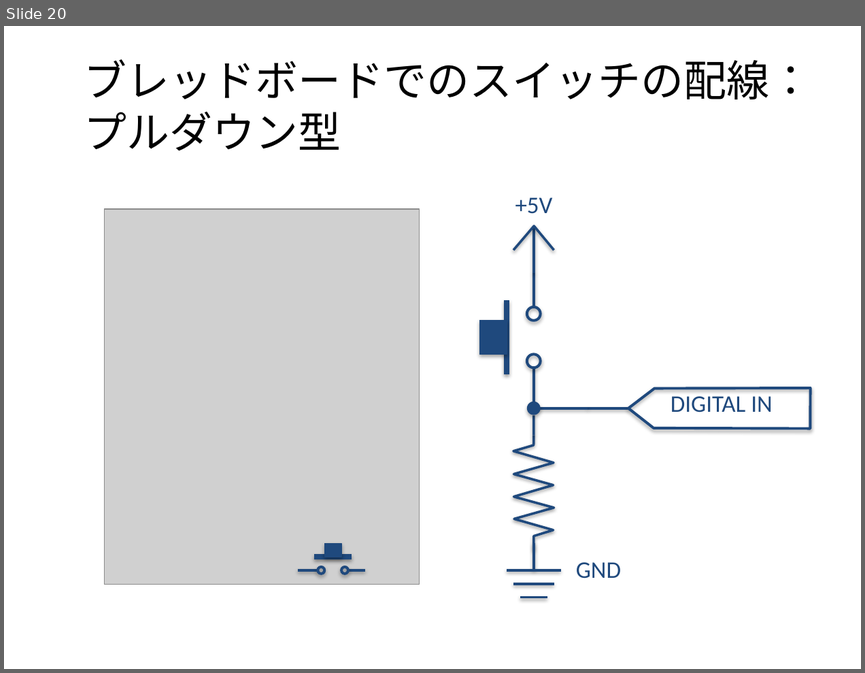
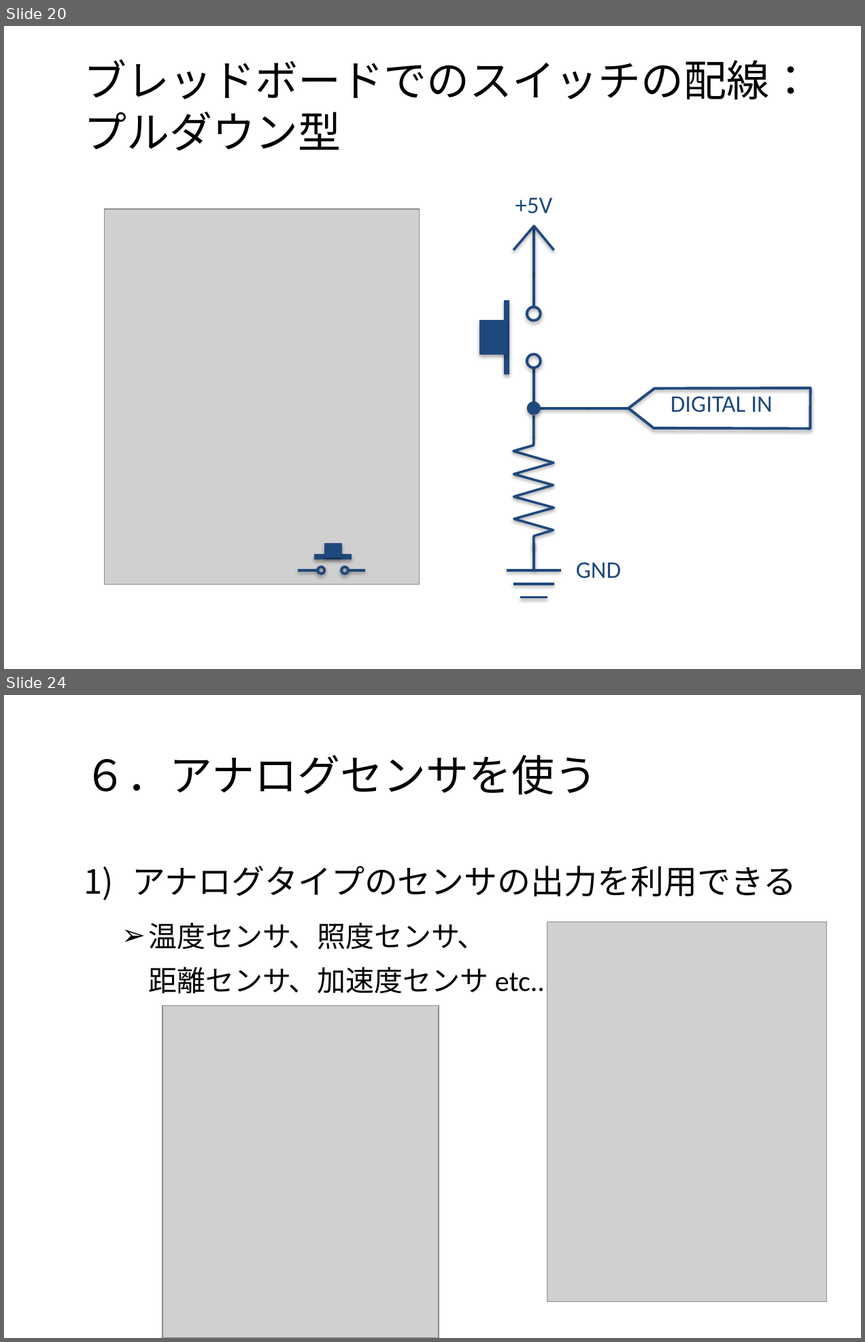
Before and after one commit to MatsK/Courses, a slide deck: CS2/Arduino入門.pptx. Shown one above the other, each under a label of ours: slide 20 before the commit, slides 20 and 24 after it; the slides between them are not shown. The pictures are 865x673 and 865x1342 pixels, drawn with LibreOffice and Linux fonts; fonts in the diff are those of the drawing; grey boxes stand for pictures; background and template pictures are left out. Boxes give left, top, right and bottom in pixels: in the first picture for what was removed or moved away, otherwise in the second. Text is boxed around its words. In the diff, an @@ line names an element or a change of style, - is before the commit and + after.

```diff
--- a/CS2/Arduino入門.pptx
+++ b/CS2/Arduino入門.pptx
@@ slide 24 added at (4, 695, 861, 1338), background picture (left out) @@
@@ title added at (84, 755, 598, 795), 36 pt, text #000000 @@
+６．アナログセンサを使う
@@ text added at (133, 866, 797, 998), 24 pt, text #000000 @@
+1) アナログタイプのセンサの出力を利用できる
+  ➢ 温度センサ、照度センサ、
+    距離センサ、加速度センサ etc...
@@ picture added at (547, 922, 827, 1302) @@
@@ picture added at (162, 1005, 439, 1338) @@
```
Also in this commit, not shown: 4 slides changed, 3 other slides added, 21 other files.
